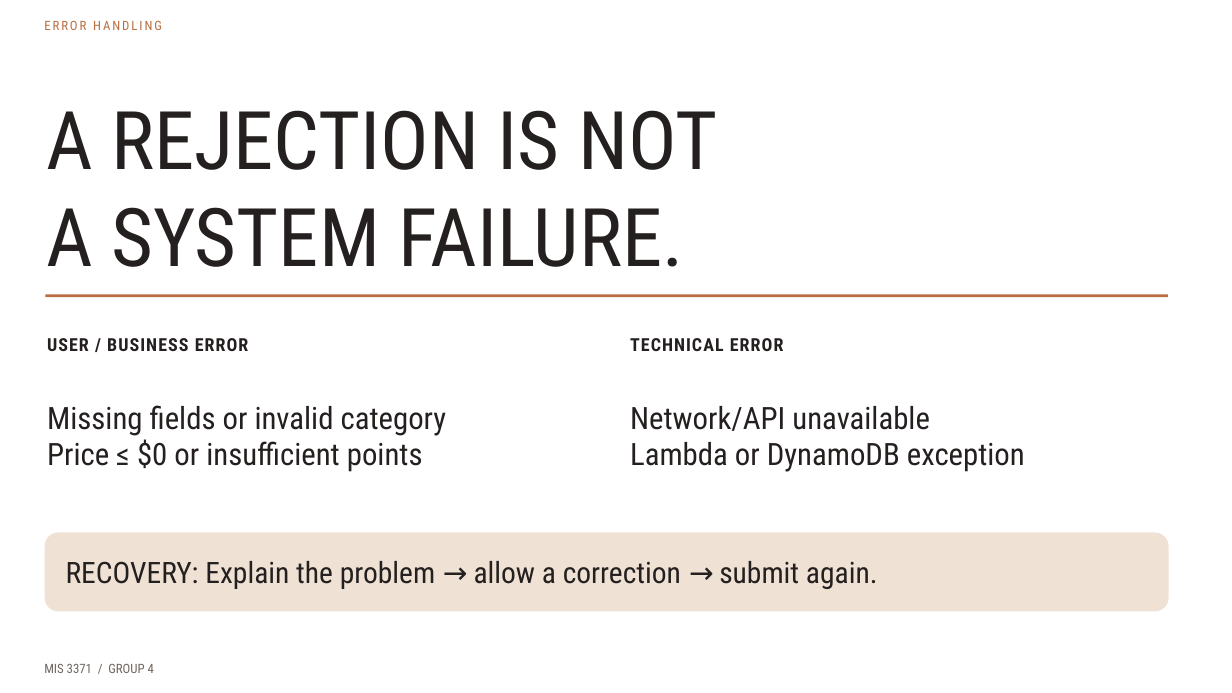
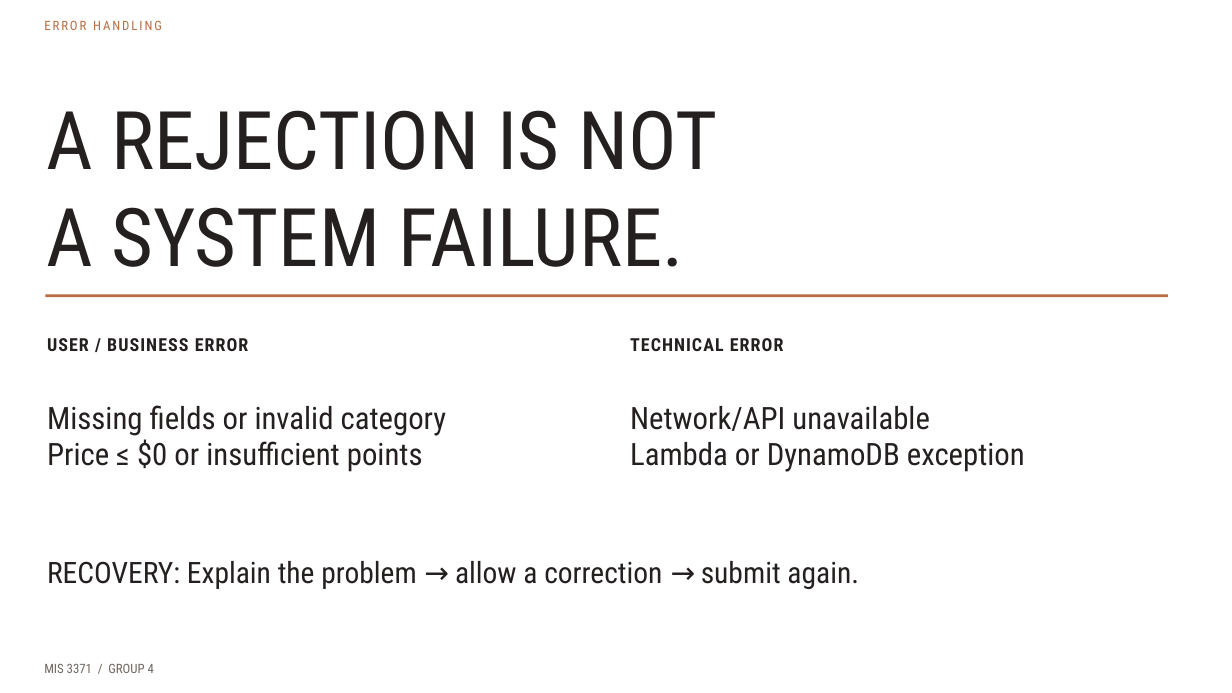
Before and after one commit to UH-MIS3371/MIS3371-Section10129-Group4, a slide deck: slide 15 of docs/Presentation PPT/BurgerShot_Presentation.pptx. Drawn at 1232x693 pixels with LibreOffice and Linux fonts; fonts in the diff are those of the drawing. Boxes give left, top, right and bottom in pixels: in the first picture for what was removed or moved away, otherwise in the second. Text is boxed around its words. In the diff, an @@ line names an element or a change of style, - is before the commit and + after.

Commit message:
fixed some inaccuracies and slide layout

```diff
--- a/docs/Presentation PPT/BurgerShot_Presentation.pptx
+++ b/docs/Presentation PPT/BurgerShot_Presentation.pptx
@@ rounded rectangle removed at (x1=45, y1=533, x2=1168, y2=611) @@
@@ text "RECOVERY: Explain the problem → ..." moved from (x1=66, y1=561, x2=878, y2=589) to (x1=47, y1=561, x2=859, y2=589) @@
```
Also in this commit, not shown: 6 other slides changed.
